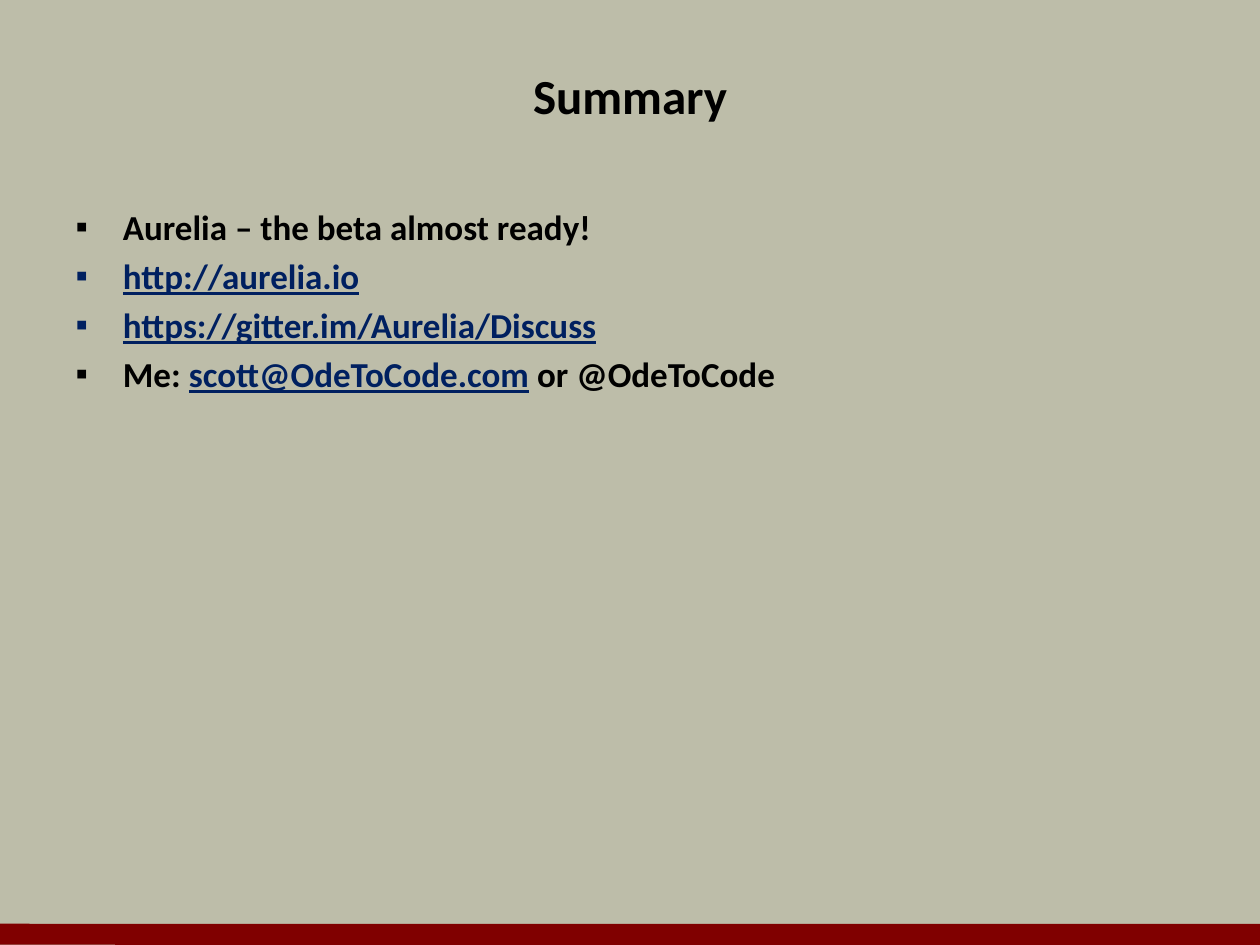
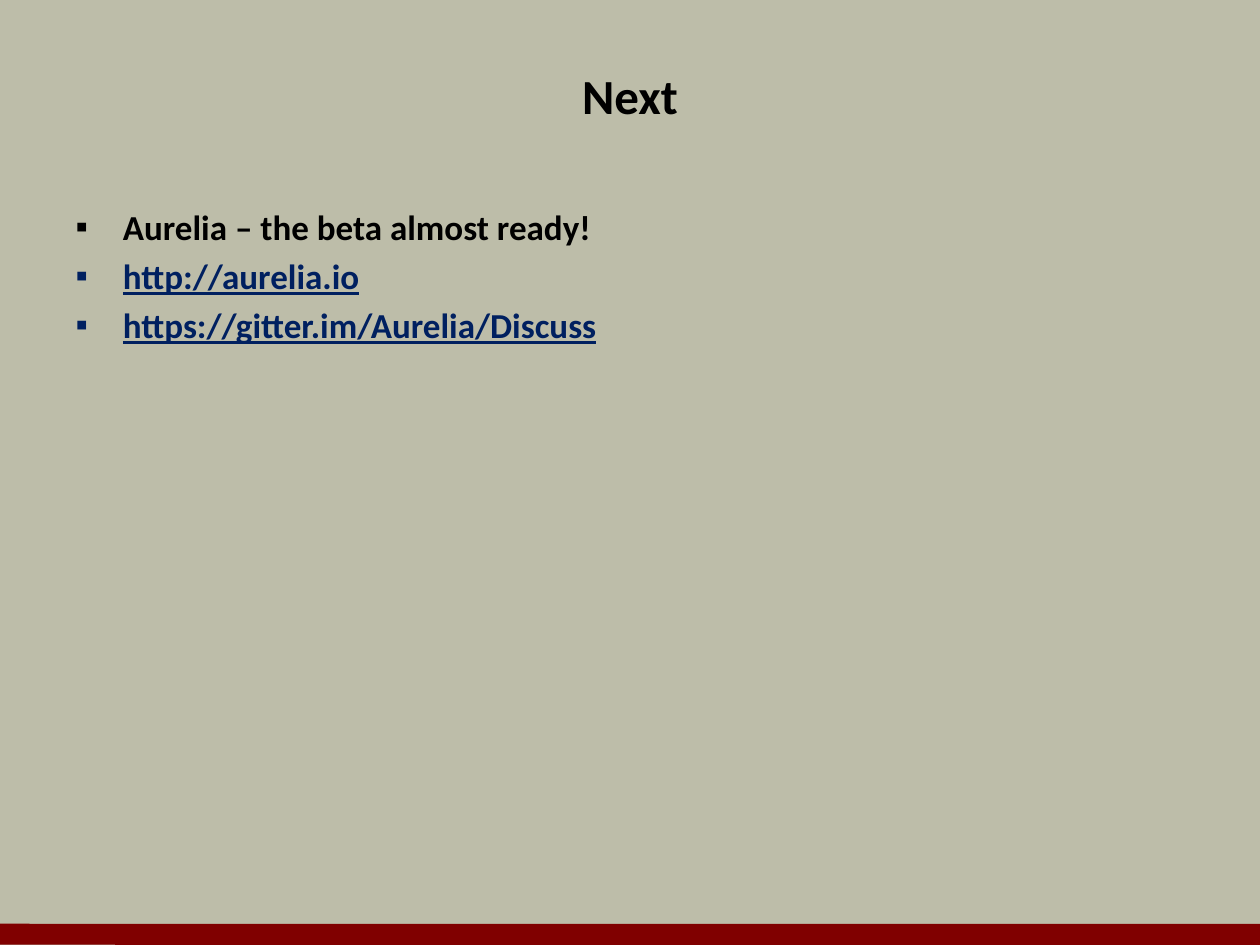
Before and after one commit to OdeToCode/classes, a slide deck: slide 28 of angularjs/slides/a1_aurelia.pptx (slide 26 before the commit). Drawn at 1260x945 pixels with LibreOffice and Linux fonts; fonts in the diff are those of the drawing; background and template pictures are left out. Boxes give left, top, right and bottom in pixels: in the first picture for what was removed or moved away, otherwise in the second. Text is boxed around its words. In the diff, an @@ line names an element or a change of style, - is before the commit and + after.

Commit message:
slide update

```diff
--- a/angularjs/slides/a1_aurelia.pptx
+++ b/angularjs/slides/a1_aurelia.pptx
@@ title at <box>582,82,678,115</box>: text changed @@
-Summary
+Next
@@ text at <box>123,362,775,393</box>: paragraph removed @@
-▪ Me: scott@OdeToCode.com or @OdeToCode
```
Also in this commit, not shown: 1 other slide changed, 3 slides added, 1 other file.
